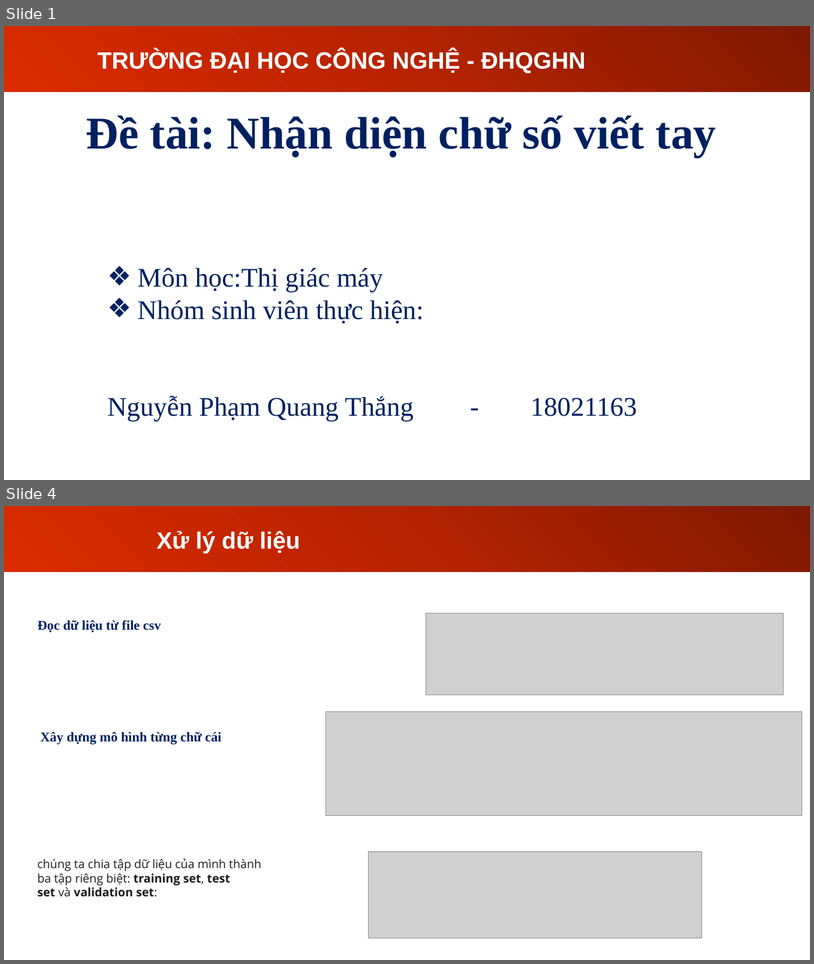
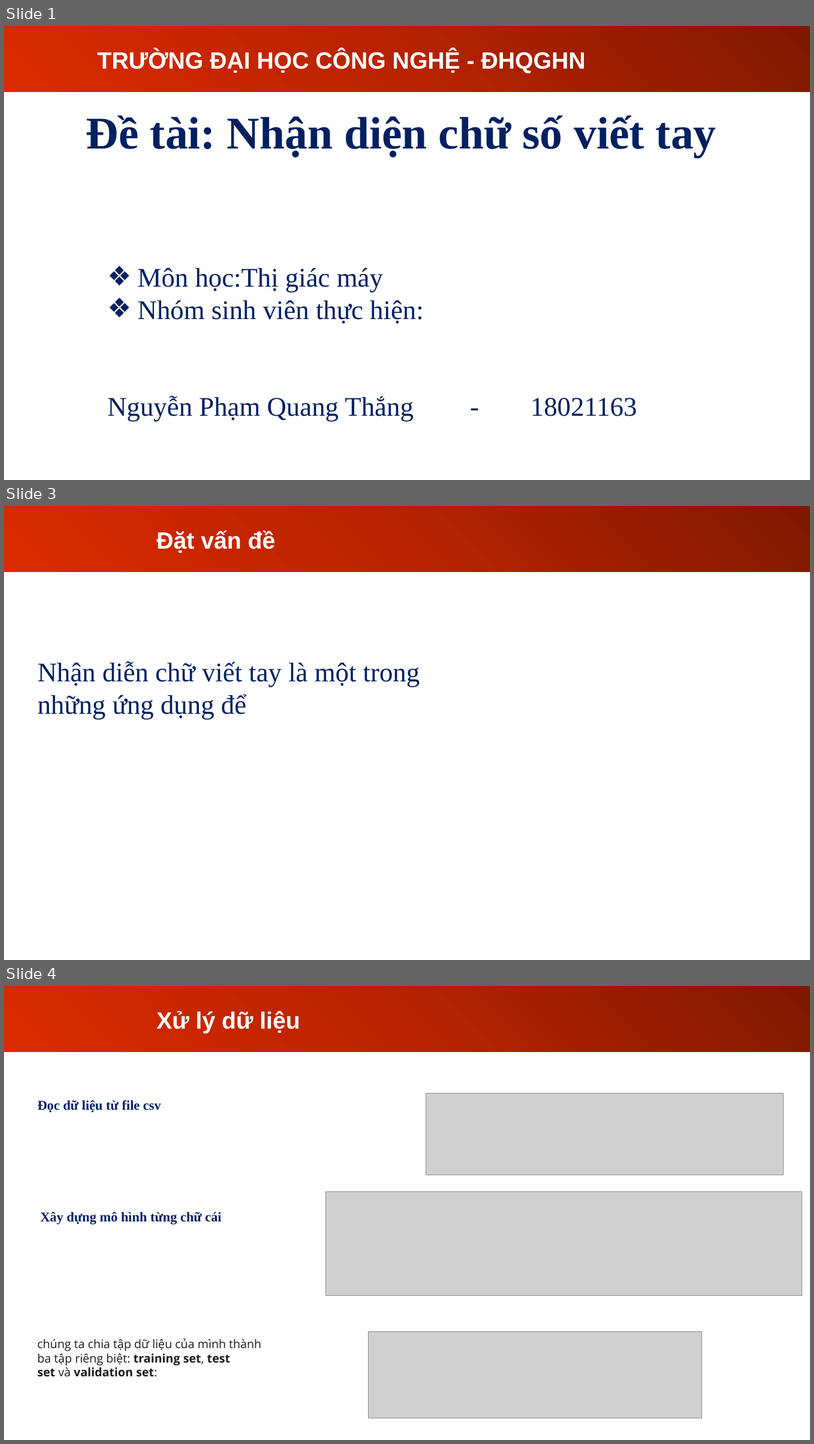
Before and after one commit to QTCODEBug/Ocr, a slide deck: báo cáo.pptx. Shown one above the other, each under a label of ours: slides 1 and 4 before the commit, slides 1, 3 and 4 after it; the slides between them are not shown. The pictures are 814x964 and 814x1444 pixels, drawn with LibreOffice and Linux fonts; fonts in the diff are those of the drawing; grey boxes stand for pictures; background and template pictures are left out. Boxes give left, top, right and bottom in pixels: in the first picture for what was removed or moved away, otherwise in the second. Text is boxed around its words. In the diff, an @@ line names an element or a change of style, - is before the commit and + after.

```diff
--- a/báo cáo.pptx
+++ b/báo cáo.pptx
@@ slide 3 added at [4,506,810,960], background picture (left out); not listed: 1 template element that a slide beside it also shows @@
@@ title added at [156,531,276,553], 28 pt, text #FFFFFF, bold @@
+Đặt vấn đề
@@ text added at [38,661,420,719], 32 pt, text #002060 @@
+Nhận diễn chữ viết tay là một trong những ứng dụng để
```
Also in this commit, not shown: 1 other slide added, 2 slides removed, 4 other files.
